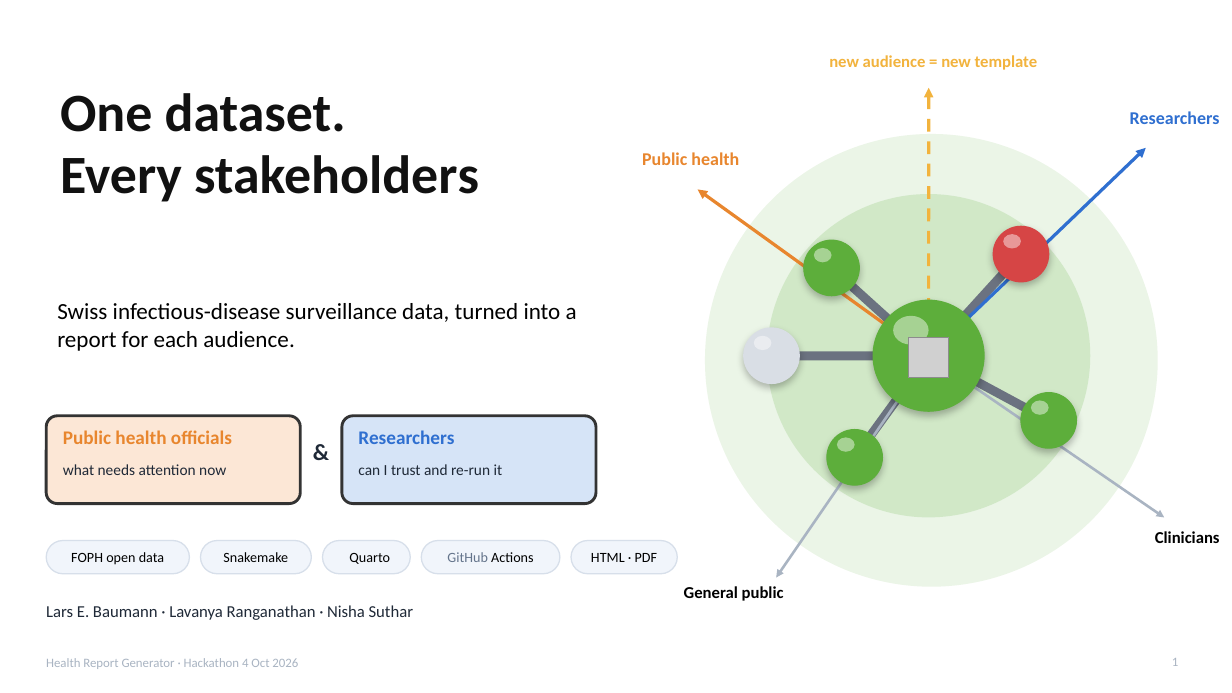
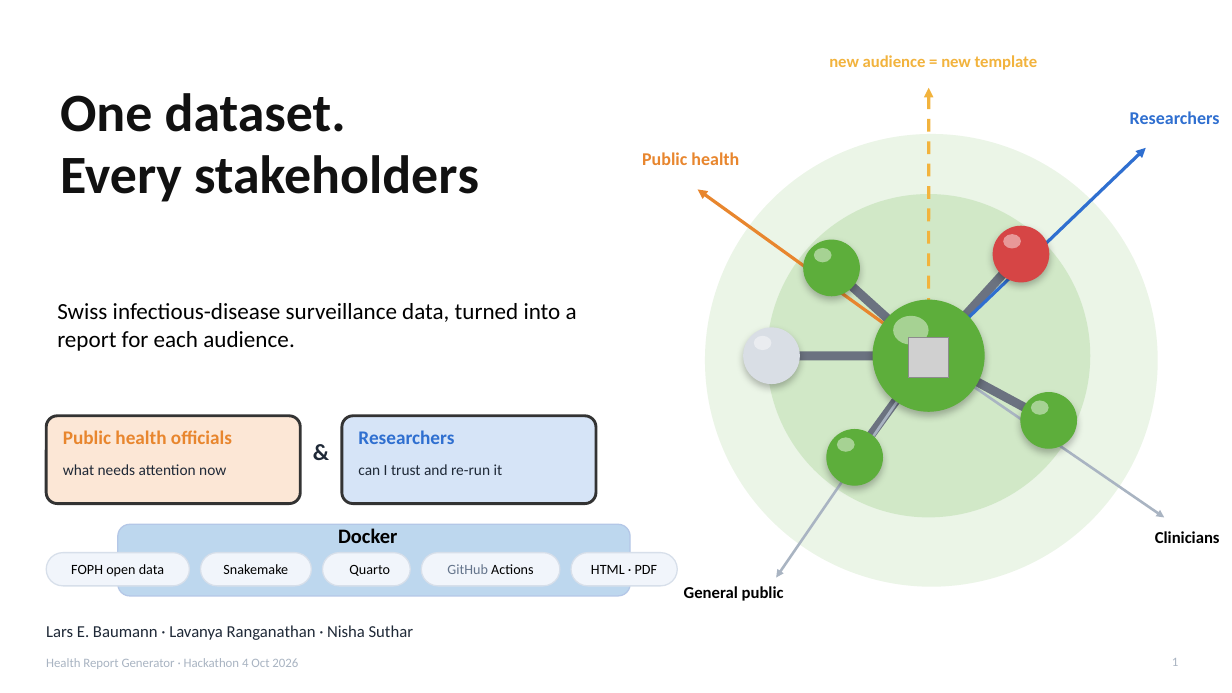
Before and after one commit to LarsEBaumann/Health_Report_Generator, a slide deck: slide 1 of Hackathon.pptx. Drawn at 1232x693 pixels with LibreOffice and Linux fonts; fonts in the diff are those of the drawing; grey boxes stand for pictures. Boxes give left, top, right and bottom in pixels: in the first picture for what was removed or moved away, otherwise in the second. Text is boxed around its words. In the diff, an @@ line names an element or a change of style, - is before the commit and + after.

Commit message:
edited

```diff
--- a/Hackathon.pptx
+++ b/Hackathon.pptx
@@ rounded rectangle added at [117, 524, 629, 596], fill #BDD7EE, outline #B4C7E7 1 pt @@
@@ text added at [338, 528, 397, 543], 16 pt, text #000000, bold @@
+Docker
@@ 5 texts, 5 rounded rectangles: place and size @@
-5 texts, 5 rounded rectangles at [46, 541, 677, 574]
+5 texts, 5 rounded rectangles at [46, 553, 677, 586]
@@ text "Lars E. Baumann · Lavanya ...": place and size @@
-text "Lars E. Baumann · Lavanya ..." at [46, 605, 414, 620]
+text "Lars E. Baumann · Lavanya ..." at [46, 625, 414, 640]
```
